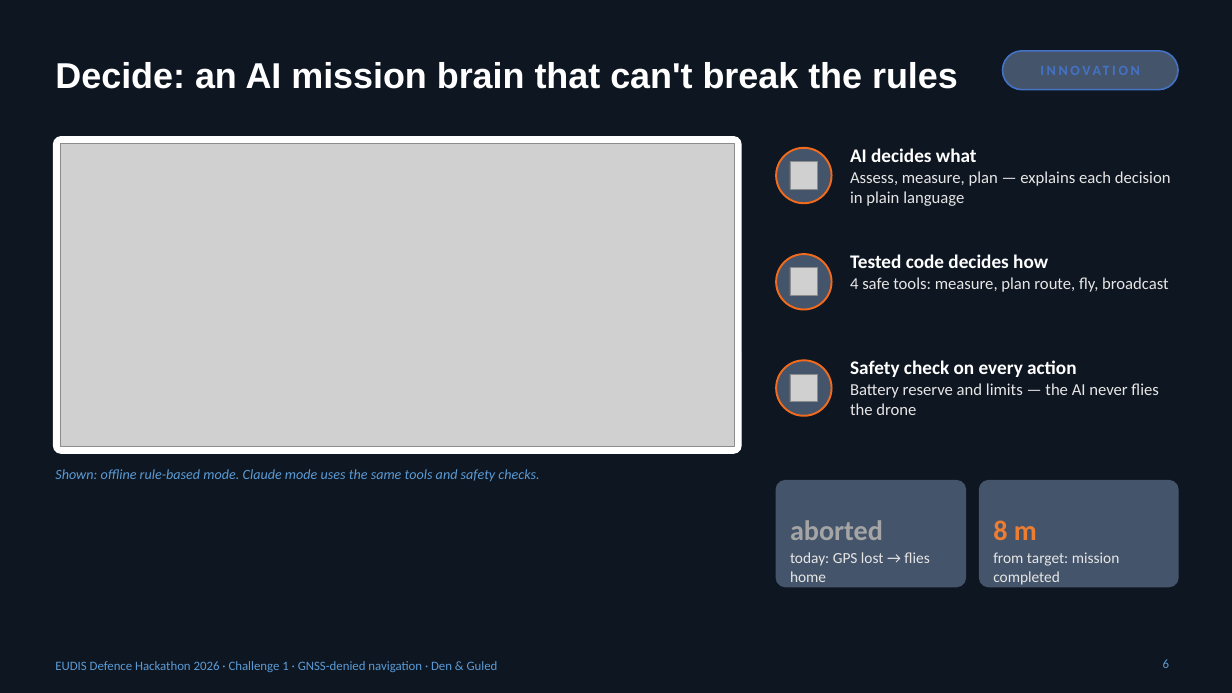
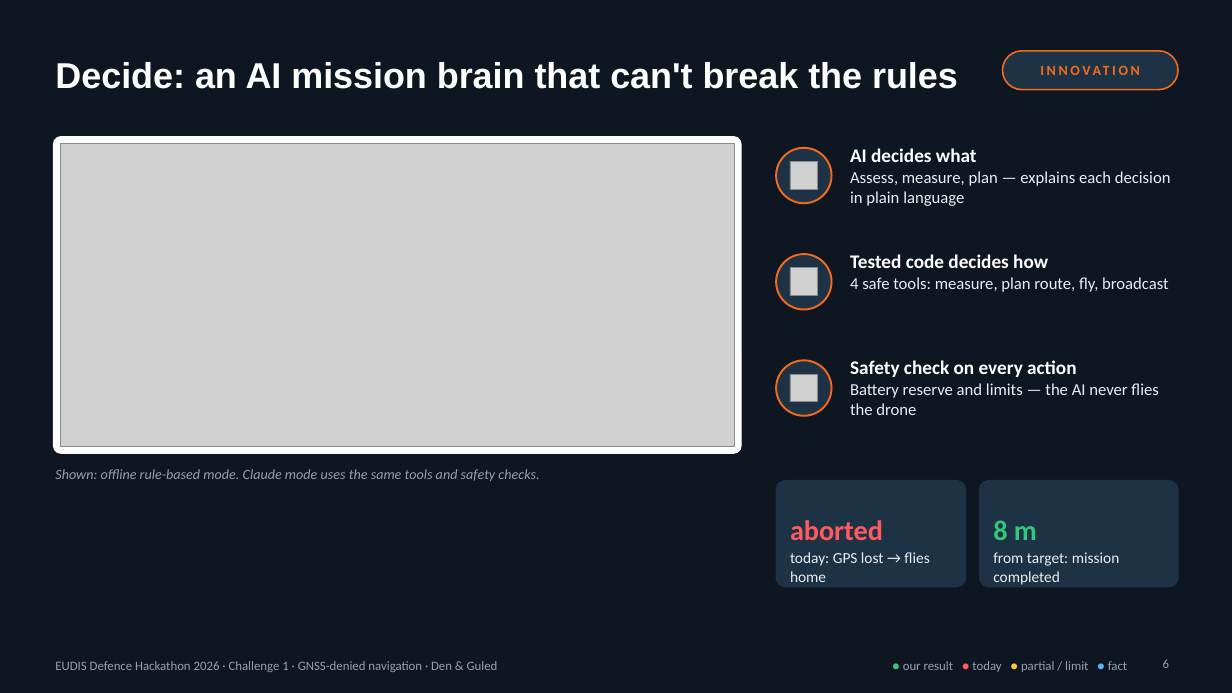
Before and after one commit to Mattheuszu/eudis-challenge1, a slide deck: slide 6 of pitch/GPS_Under_Attack_pitch.pptx. Drawn at 1232x693 pixels with LibreOffice and Linux fonts; fonts in the diff are those of the drawing; grey boxes stand for pictures. Boxes give left, top, right and bottom in pixels: in the first picture for what was removed or moved away, otherwise in the second. Text is boxed around its words. In the diff, an @@ line names an element or a change of style, - is before the commit and + after.

```diff
--- a/pitch/GPS_Under_Attack_pitch.pptx
+++ b/pitch/GPS_Under_Attack_pitch.pptx
@@ text "INNOVATION" at [1003, 51, 1178, 90]: text colour #4472C4 to #F26B1D @@
@@ rounded rectangle at [1003, 51, 1178, 90]: fill #44546A to #1E3246; outline #4472C4 1.25 pt to #F26B1D 1.25 pt @@
@@ fill #44546A to #1E3246 in 3 elements at [776, 148, 832, 203], [776, 254, 832, 310], [776, 360, 832, 416] @@
@@ rounded rectangle at [776, 481, 966, 587]: fill #44546A to #1E3246; outline #44546A 1 pt to #1E3246 1 pt @@
@@ text "aborted" at [790, 520, 883, 540]: text colour #A5A5A5 to #FF5A5F @@
@@ rounded rectangle at [980, 481, 1178, 587]: fill #44546A to #1E3246; outline #44546A 1 pt to #1E3246 1 pt @@
@@ text "8 m" at [993, 520, 1037, 540]: text colour #ED7D31 to #34C77B @@
@@ text "today: GPS lost → flies ..." at [790, 552, 929, 582]: text colour #E7E6E6 to #E8EDF2 @@
@@ text "from target: mission completed" at [993, 552, 1120, 585]: text colour #E7E6E6 to #E8EDF2 @@
@@ text colour #5B9BD5 to #93A1B3 in 3 elements at [55, 469, 539, 481], [1163, 659, 1169, 668], [55, 661, 498, 672] @@
@@ text added at [903, 661, 1127, 672], 10 pt, text #93A1B3 @@
+● our result ● today ● partial / limit ● fact
```
Also in this commit, not shown: 12 other slides changed, 2 other files.
